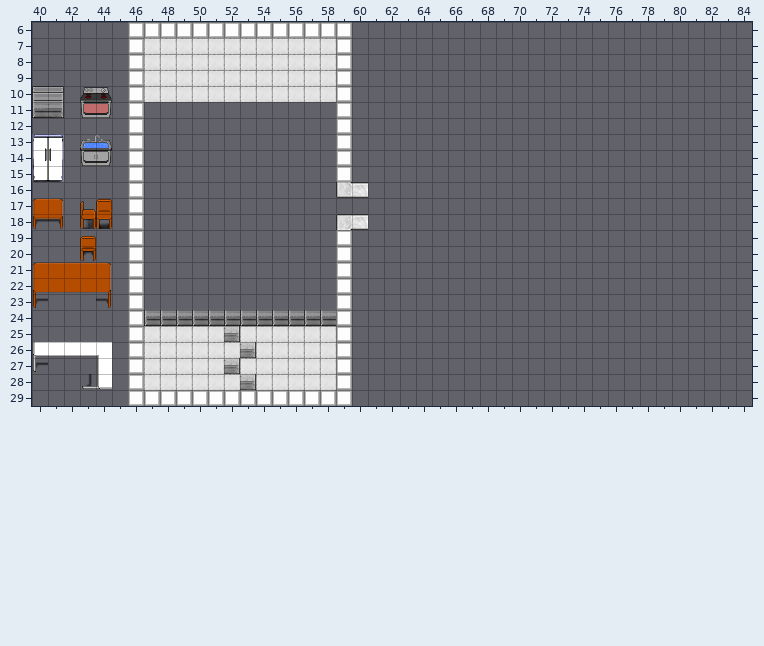
One commit to this Tiled map (JSON): assets/tilemaps/tutorial.json. Above: the version before the commit.
Cells are 32x32 px. Shown: x 40..84, y 6..29.
After the commit:
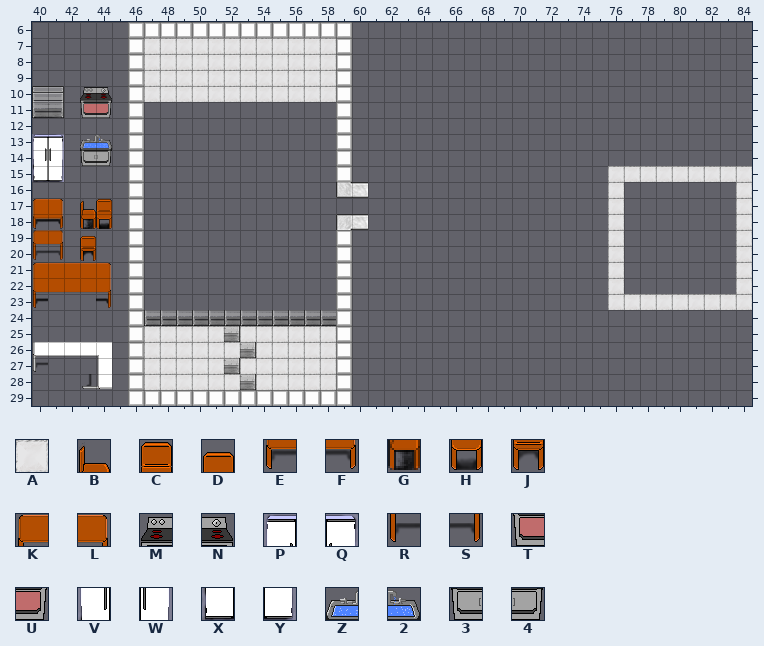
Key: from "newTileset": A 0, B 7, C 8, D 9, E 25, F 26, G 27, H 28, J 29, K 45, L 46, M 60, N 61, P 62, Q 63, R 65, S 66, T 80, U 81, V 82, W 83, X 102, Y 103, Z 106, 2 107, 3 108, 4 109.
_ is an empty cell, . an unchanged one.
See-through tiles are keyed as they look on the map.
The exact change:
--- layer "World"
@@ x 76..84 @@
-15 _________
-16 _......._
-17 _......._
-18 _......._
-19 _......._
-20 _......._
-21 _......._
-22 _......._
-23 _________
+15 AAAAAAAAA
+16 A.......A
+17 A.......A
+18 A.......A
+19 A.......A
+20 A.......A
+21 A.......A
+22 A.......A
+23 AAAAAAAAA
--- layer "Above Player"
@@ x 43..44 @@
-10 __
-11 __
+10 MN
+11 TU
@@ x 40..44 @@
-13 __.__
-14 __.__
-15 __...
+13 PQ.Z2
+14 VW.34
+15 XY...
@@ x 40..44 @@
-17 ...__
-18 __.__
-19 __._.
-20 __._.
+17 ...BC
+18 EF.GH
+19 KL.D.
+20 RS.J.
@@ x 40..44 @@
-23 _..._
+23 R...S
